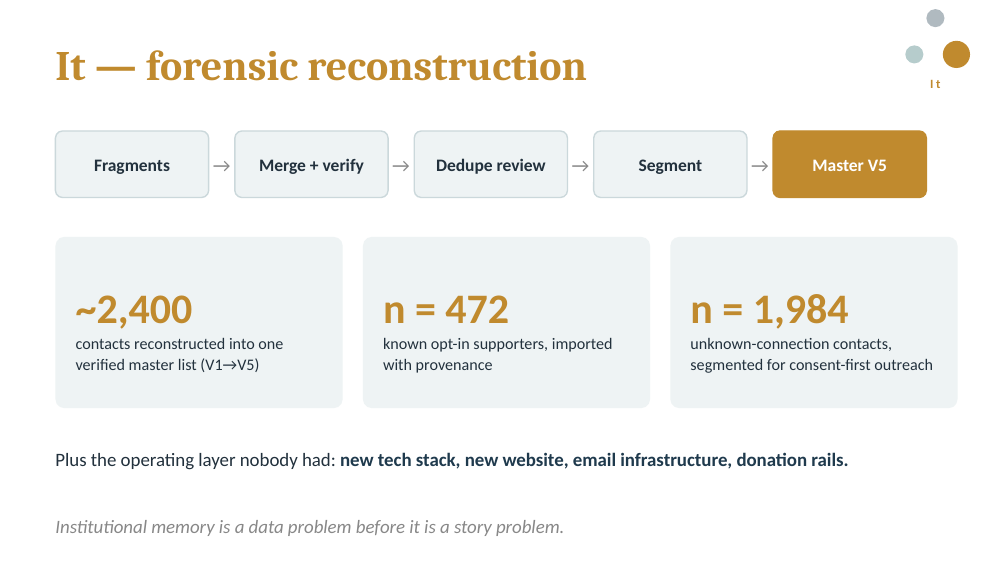
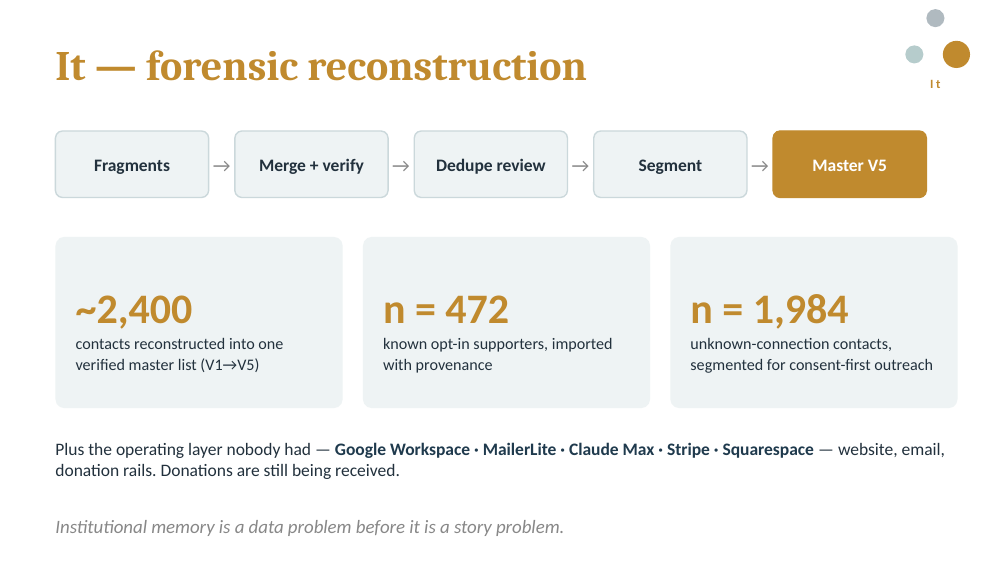
Before and after one commit to PaulHalvorson/agnt-neo, a slide deck: slide 5 of proof-to-pipeline/deck/EAIO_TriadSynergy_Deck_V1.pptx (slide 4 before the commit). Drawn at 1008x567 pixels with LibreOffice and Linux fonts; fonts in the diff are those of the drawing. Boxes give left, top, right and bottom in pixels: in the first picture for what was removed or moved away, otherwise in the second. Text is boxed around its words. In the diff, an @@ line names an element or a change of style, - is before the commit and + after.

```diff
--- a/proof-to-pipeline/deck/EAIO_TriadSynergy_Deck_V1.pptx
+++ b/proof-to-pipeline/deck/EAIO_TriadSynergy_Deck_V1.pptx
@@ text at (55, 442, 945, 479): text changed; size 13.5 to 12.5 pt; text colour #1F3A4D to #22313D; bold off @@
-Plus the operating layer nobody had: new tech stack, new website, email infrastructure, donation rails.
+Plus the operating layer nobody had — Google Workspace · MailerLite · Claude Max · Stripe · Squarespace — website, email, donation rails. Donations are still being received.
```
Also in this commit, not shown: 5 other slides changed, 1 slide added, 2 other files.
